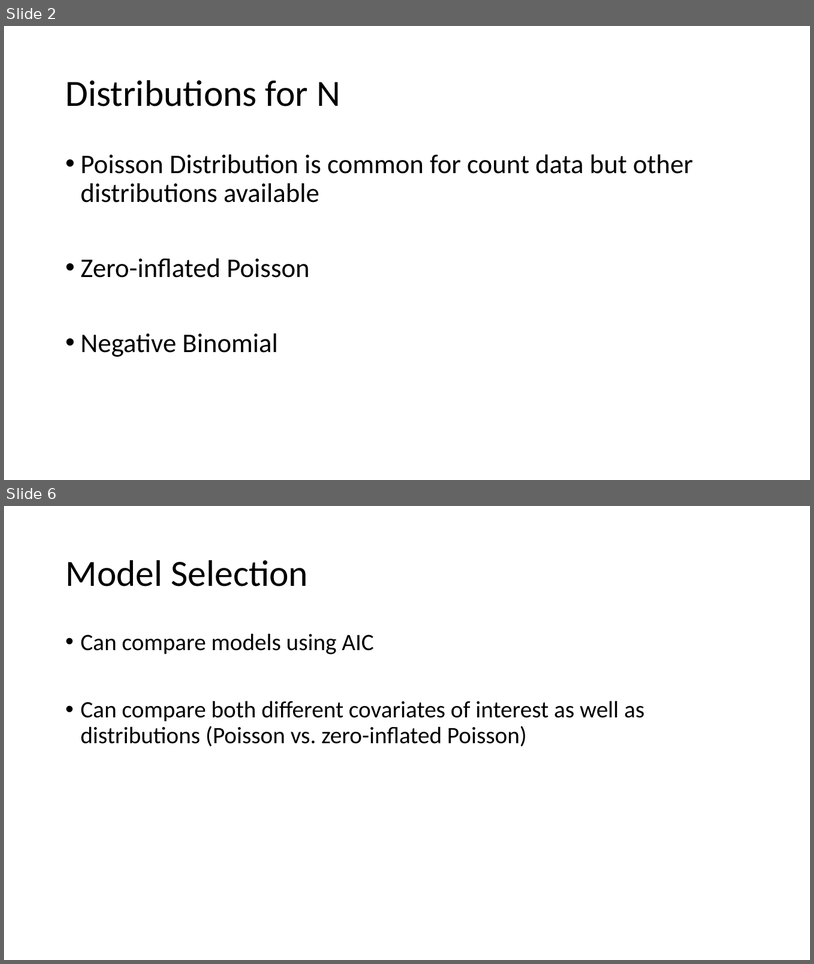
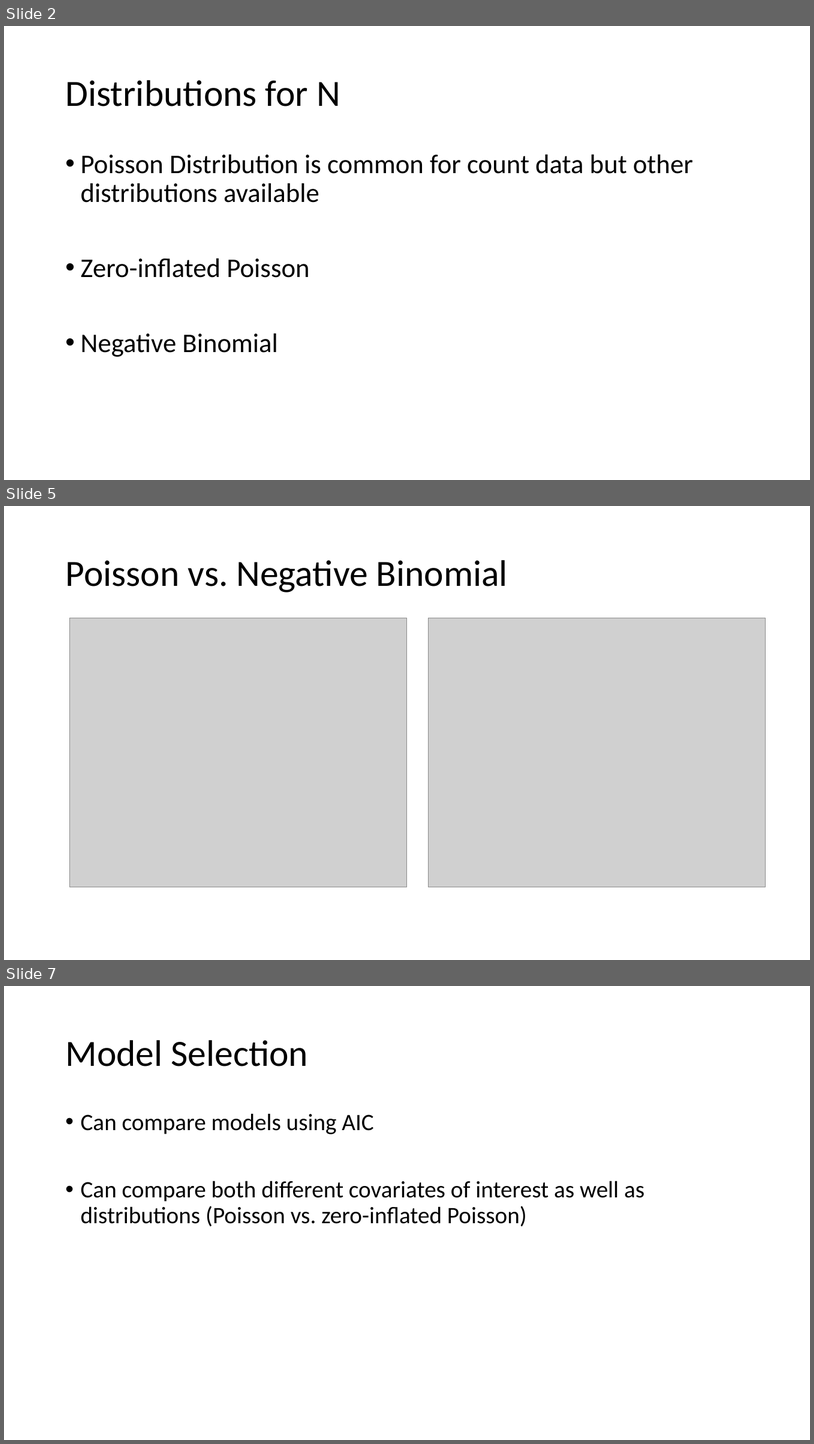
Before and after one commit to evanmadams/NAOC2020-Count-Data-Workshop, a slide deck: lessons/Nmix advanced.pptx. Shown one above the other, each under a label of ours: slides 2 and 6 before the commit, slides 2, 5 and 7 after it; the slides between them are not shown. The pictures are 814x964 and 814x1444 pixels, drawn with LibreOffice and Linux fonts; fonts in the diff are those of the drawing; grey boxes stand for pictures. Boxes give left, top, right and bottom in pixels: in the first picture for what was removed or moved away, otherwise in the second. Text is boxed around its words. In the diff, an @@ line names an element or a change of style, - is before the commit and + after.

```diff
--- a/lessons/Nmix advanced.pptx
+++ b/lessons/Nmix advanced.pptx
@@ slide 5 added at (4,506,810,960), background #FFFFFF @@
@@ title added at (65,560,508,592), 44 pt, text #000000 @@
+Poisson vs. Negative Binomial
@@ picture added at (70,618,408,886) @@
@@ picture added at (429,618,766,886) @@
@@ what was slide 6 is now slide 7 @@
```
Also in this commit, not shown: 4 slides changed, 4 other slides added, 6 slides removed, 2 other files.
